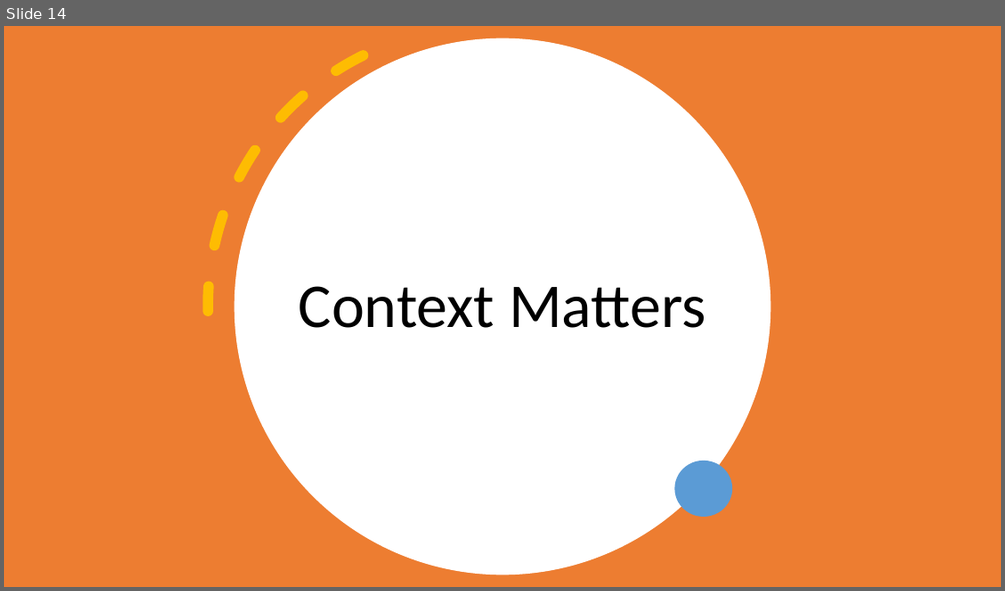
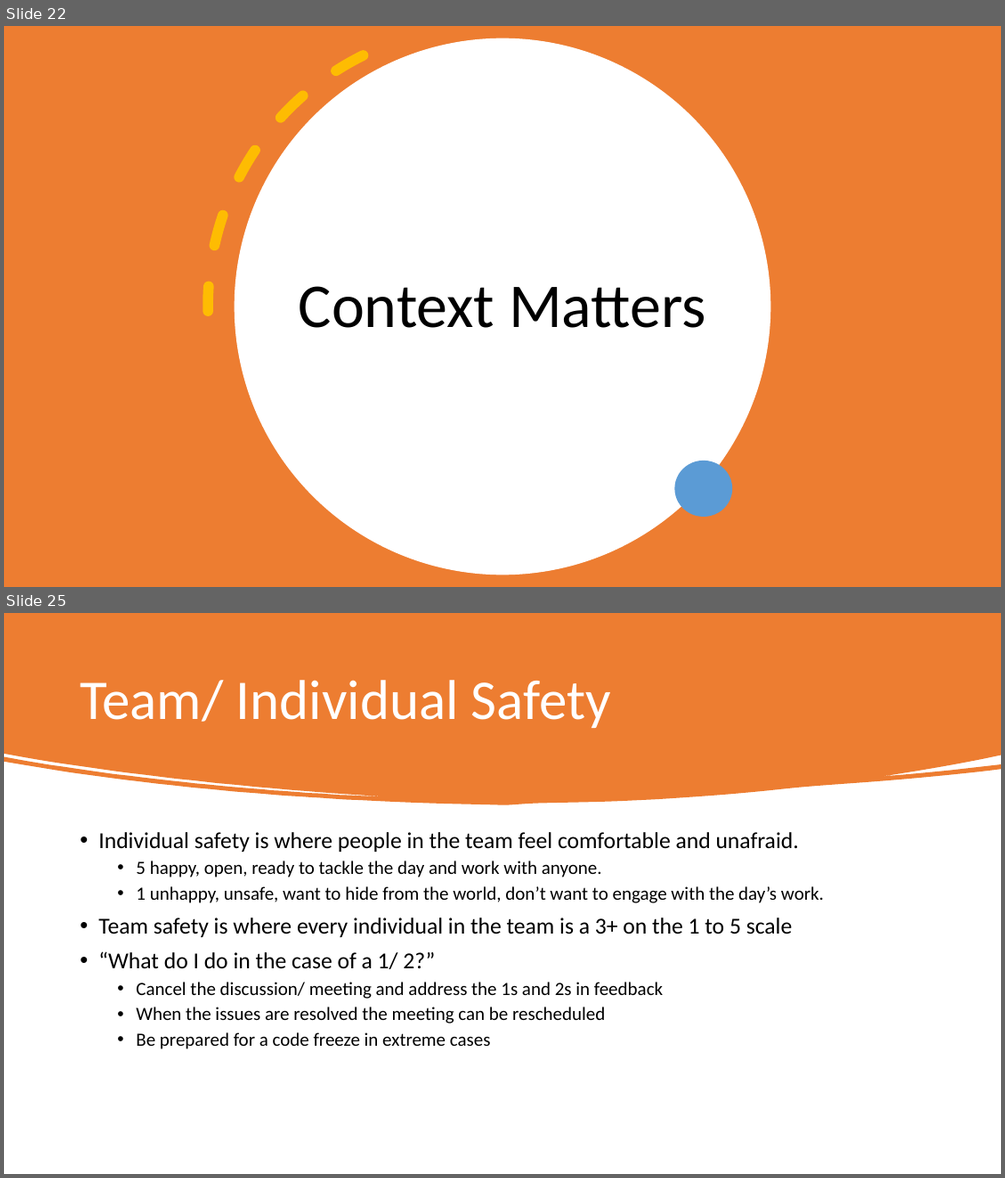
Before and after one commit to Steelstone3/Community-Of-Practice, a slide deck: presentations/Effective Communication.pptx. Shown one above the other, each under a label of ours: slide 14 before the commit, slides 22 and 25 after it; the slides between them are not shown. The pictures are 1005x591 and 1005x1178 pixels, drawn with LibreOffice and Linux fonts; fonts in the diff are those of the drawing. Boxes give left, top, right and bottom in pixels: in the first picture for what was removed or moved away, otherwise in the second. Text is boxed around its words. In the diff, an @@ line names an element or a change of style, - is before the commit and + after.

```diff
--- a/presentations/Effective Communication.pptx
+++ b/presentations/Effective Communication.pptx
@@ slide 25 added at bbox=[4, 613, 1001, 1174], background #FFFFFF @@
@@ freeform shape added at bbox=[4, 613, 1001, 805], fill #ED7D31 @@
@@ title added at bbox=[80, 680, 611, 728], 54 pt, text #FFFFFF @@
+Team/ Individual Safety
@@ text added at bbox=[98, 832, 824, 1049], 18 pt, text #000000 @@
+• Individual safety is where people in the team feel comfortable and unafraid.
+  • 5 happy, open, ready to tackle the day and work with anyone.
+  • 1 unhappy, unsafe, want to hide from the world, don’t want to engage with the day’s work.
+• Team safety is where every individual in the team is a 3+ on the 1 to 5 scale
+• “What do I do in the case of a 1/ 2?”
+  • Cancel the discussion/ meeting and address the 1s and 2s in feedback
+  • When the issues are resolved the meeting can be rescheduled
+  • Be prepared for a code freeze in extreme cases
@@ what was slide 14 is now slide 22 @@
```
Also in this commit, not shown: 4 other slides added, 1 slide removed.
